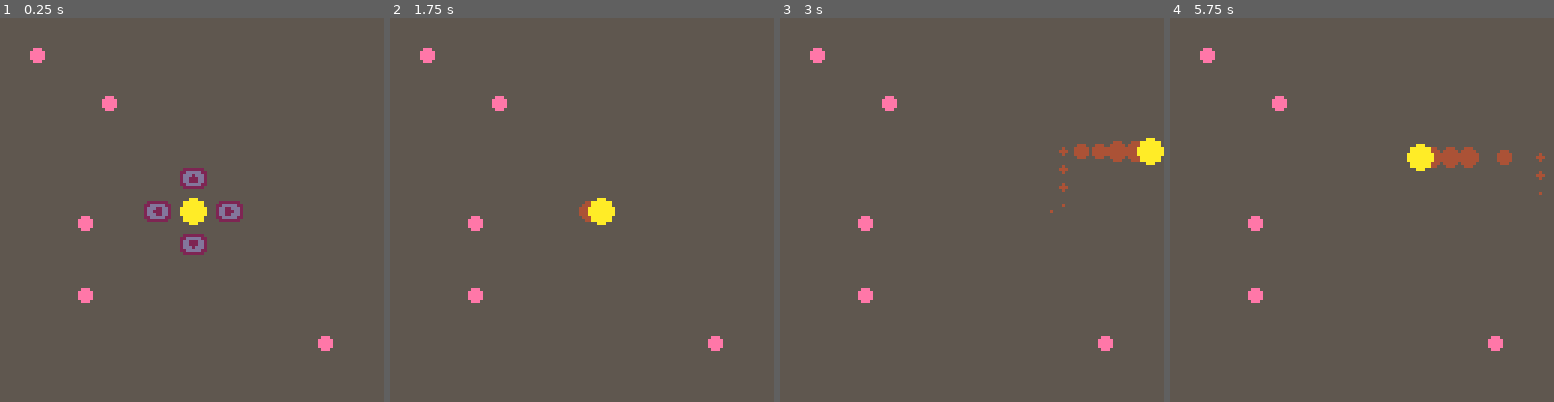
Above: before the commit, frames 1-4 (left to right).
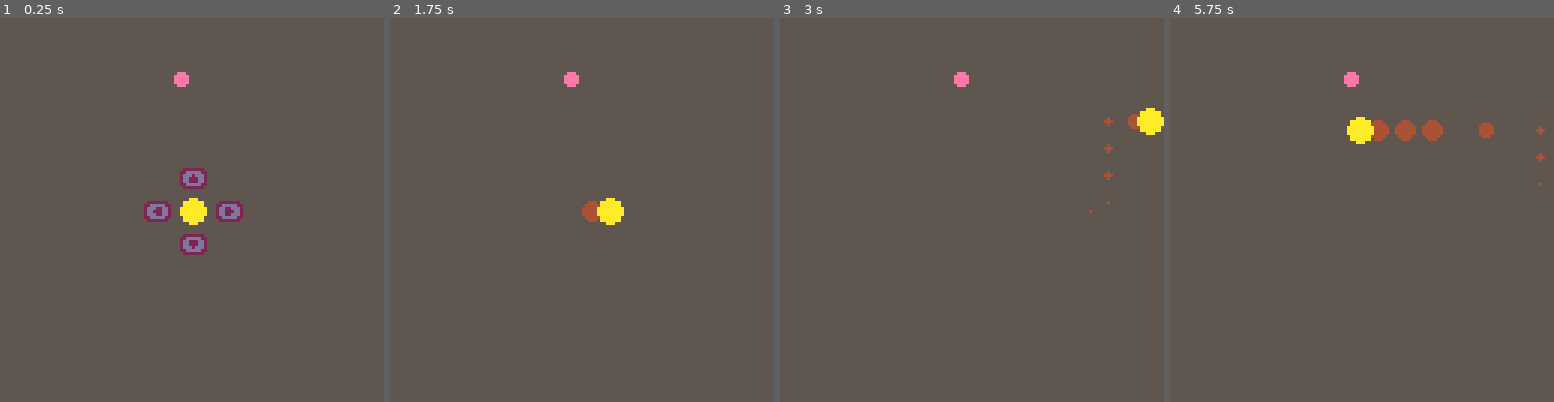
Above: after the commit, the same moments.

Repository: beetrootpaul/avoid-your-past
Game: PICO-8 cartridge living-in-the-past.p8
Two runs of this game, one before a commit and one after it. Both use one fixed random seed, a clock stepped at 60 frames per second and the inputs below.
Inputs:
- Up to frame 1 (0.25 s): no input
- Up to frame 2 (1.75 s): tap X (X key) at 0.33, 1.07 s; tap O (Z key) at 0.7, 1.7 s; hold Right from 1.6 s (still down)
- Up to frame 3 (3 s): tap X (X key) at 1.85, 2.97 s; release Right at 2.1 s; tap O (Z key) at 2.1, 2.5, 2.9 s; hold Up 2.15-2.42 s; hold Right from 2.47 s (still down)
- Up to frame 4 (5.75 s): release Right at 3.03 s; hold Left 3.08-3.58 s; tap O (Z key) every 0.4 s from 3.3 to 5.7 s; hold Down 3.63-3.97 s; hold Right 4.02-4.68 s; tap X (X key) at 4.08, 5.2 s; hold Up 4.73-5.03 s; hold Left 5.08-5.68 s; hold Down from 5.73 s (still down)

The runs differ from the first frame. In frame 1, 0.8% of the frame differs, in the area x 7-87%, y 7-87%; in frame 2, 1.1%; in frame 3, 2.4%; in frame 4, 3.0%, in the area x 7-98%, y 7-87%.

Commit message:
spawn next memory trigger when the previous one is hit

Diff:
--- a/src/level.lua
+++ b/src/level.lua
@@ -1,79 +1,85 @@
 -- level
 
 function new_level(params)
-    local number_of_memory_triggers = params.number_of_memory_triggers
+    local player = params.player
+    local memory_trigger = nil
+
+    local get_tiles_close_to_player = function()
+        local left_tile_x = flr((player.x - player.r) / u.tile_length) + 1
+        local right_tile_x = flr((player.x + player.r) / u.tile_length) + 1
+        local top_tile_y = flr((player.y - player.r) / u.tile_length) + 1
+        local bottom_tile_y = flr((player.y + player.r) / u.tile_length) + 1
+
+        local close_tiles = {}
+        local margin_tiles = 3
+        for tile_x = left_tile_x - margin_tiles, right_tile_x + margin_tiles do
+            for tile_y = top_tile_y - margin_tiles, bottom_tile_y + margin_tiles do
+                close_tiles[tile_x .. "_" .. tile_y] = true
+            end
+        end
+        return close_tiles
+    end
+
+    local spawn_memory_trigger = function()
+        local tiles_close_to_player = get_tiles_close_to_player()
+        local available_tiles = {}
+        local margin_tiles = 1
+        for tile_x = 1 + margin_tiles, u.screen_edge_tiles - margin_tiles do
+            for tile_y = 1 + margin_tiles, u.screen_edge_tiles - margin_tiles do
+                if not tiles_close_to_player[tile_x .. "_" .. tile_y] then
+                    add(available_tiles, { tile_x = tile_x, tile_y = tile_y })
+                end
+            end
+        end
+        local chosen_tile = rnd(available_tiles)
+        if chosen_tile then
+            memory_trigger = new_item({
+                x = (chosen_tile.tile_x - 0.5) * u.tile_length,
+                y = (chosen_tile.tile_y - 0.5) * u.tile_length,
+                color = u.colors.pink,
+            })
+        end
+    end
 
     local l = {}
 
-    -- init empty level
-    local items = {}
-    for tile_x = 1, u.screen_edge_tiles do
-        add(items, {})
-        for tile_y = 1, u.screen_edge_tiles do
-            add(items[tile_x], nil)
-        end
-    end
-
-    -- place items randomly
-    local available_tiles = {}
-    for tile_x = 1, u.screen_edge_tiles do
-        for tile_y = 1, u.screen_edge_tiles do
-            -- don't make center tiles available, because a player will start there
-            if tile_x < u.screen_edge_tiles / 2 - 2 or
-                tile_x > u.screen_edge_tiles / 2 + 3 or
-                tile_y < u.screen_edge_tiles / 2 - 2 or
-                tile_y > u.screen_edge_tiles / 2 + 3 then
-                add(available_tiles, {
-                    tile_x = tile_x,
-                    tile_y = tile_y,
-                })
-            end
-        end
-    end
-    assert(number_of_memory_triggers <= #available_tiles)
-    for _ = 1, number_of_memory_triggers do
-        local chosen_tile = rnd(available_tiles)
-        items[chosen_tile.tile_x][chosen_tile.tile_y] = new_item({
-            x = (chosen_tile.tile_x - 0.5) * u.tile_length,
-            y = (chosen_tile.tile_y - 0.5) * u.tile_length,
-            color = u.colors.pink,
-        })
-        del(available_tiles, chosen_tile)
-    end
-
     l.handle_collisions = function(p)
-        local collision_circle_x = p.collision_circle_x
-        local collision_circle_y = p.collision_circle_y
-        local collision_circle_r = p.collision_circle_r
-        local on_memory_trigger = p.on_memory_trigger
-
-        for tile_x = 1, u.screen_edge_tiles do
-            for tile_y = 1, u.screen_edge_tiles do
-                local item = items[tile_x][tile_y]
-                if item then
-                    local collided = collisions.have_circles_collided(
-                        { x = collision_circle_x, y = collision_circle_y, r = collision_circle_r },
-                        item
-                    )
-                    if collided then
-                        on_memory_trigger()
-                        items[tile_x][tile_y] = nil
-                    end
-                end
+        if memory_trigger then
+            if collisions.have_circles_collided(player, memory_trigger) then
+                p.on_memory_trigger()
+                memory_trigger = nil
+                spawn_memory_trigger()
             end
         end
     end
 
     l.draw = function()
-        for tile_x = 1, u.screen_edge_tiles do
-            for tile_y = 1, u.screen_edge_tiles do
-                local item = items[tile_x][tile_y]
-                if item then
-                    item.draw()
+        local tiles_close_to_player = get_tiles_close_to_player()
+        if __debug__ then
+            for tile_x = 1, u.screen_edge_tiles do
+                for tile_y = 1, u.screen_edge_tiles do
+                    line(
+                        (tile_x - 1) * u.tile_length, (tile_y - 1) * u.tile_length,
+                        (tile_x - 1) * u.tile_length, (tile_y - 1) * u.tile_length,
+                        u.colors.violet_grey
+                    )
+                    if tiles_close_to_player[tile_x .. "_" .. tile_y] then
+                        rectfill(
+                            (tile_x - 1) * u.tile_length, (tile_y - 1) * u.tile_length,
+                            tile_x * u.tile_length - 1, tile_y * u.tile_length - 1,
+                            u.colors.purple
+                        )
+                    end
                 end
             end
         end
+
+        if memory_trigger then
+            memory_trigger.draw()
+        end
     end
+
+    spawn_memory_trigger()
 
     return l;
 end
--- a/src/main.lua
+++ b/src/main.lua
@@ -1,4 +1,6 @@
 -- main
+
+--__debug__ = true
 
 local game_state = "start"
 
@@ -7,7 +9,7 @@
 })
 
 local level = new_level({
-    number_of_memory_triggers = 5
+    player = player,
 })
 
 local memory_chain = new_memory_chain()
@@ -53,12 +55,9 @@
         player.direct_down()
     end
     level.handle_collisions({
-        collision_circle_x = player.x,
-        collision_circle_y = player.y,
-        collision_circle_r = player.r,
         on_memory_trigger = add_memory
     })
-    if u.boolean_changing_every_nth_second(1/20) then
+    if u.boolean_changing_every_nth_second(1 / 20) then
         add(trail_particles, new_trail_particle({
             x = player.x,
             y = player.y,
@@ -67,7 +66,7 @@
     end
     player.move()
     memory_chain.for_each_memory_in_order(player, function(memory)
-        if u.boolean_changing_every_nth_second(1/20) then
+        if u.boolean_changing_every_nth_second(1 / 20) then
             add(trail_particles, new_trail_particle({
                 x = memory.x,
                 y = memory.y,
@@ -122,3 +121,4 @@
 -- TODO: entry screen with a game title and author (Twitter handle, www)
 -- TODO: show 1 new memory trigger (coin?) on every item collect, instead of having a static amount of them from the very beginning
 -- TODO: show score, increase it on every coin collect
+-- TODO: rename memory triggers to coins
--- a/src/player.lua
+++ b/src/player.lua
@@ -7,7 +7,7 @@
         r = 4,
     }
 
-    local default_speed = 2
+    local default_speed = 3
     local dx = default_speed
     local dy = 0
 
